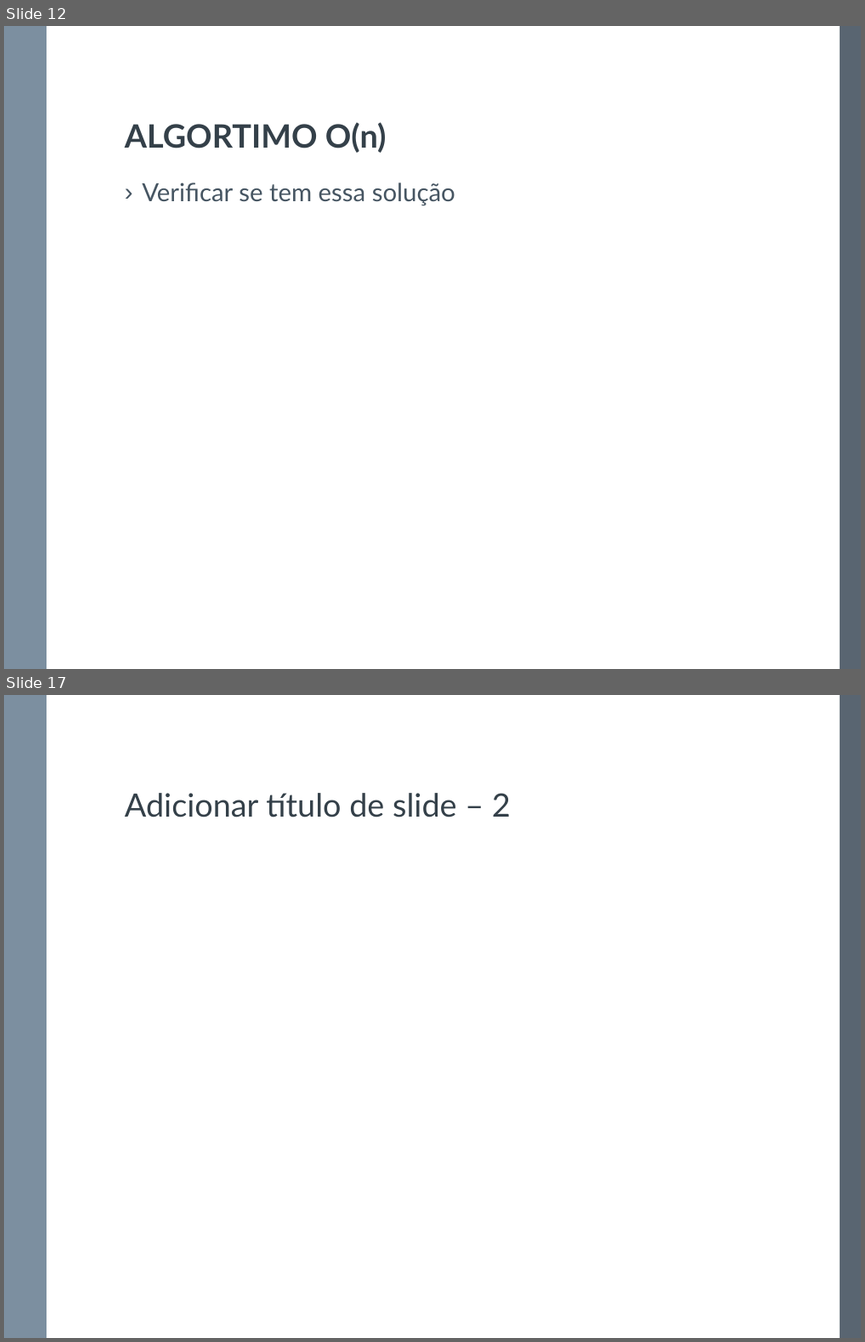
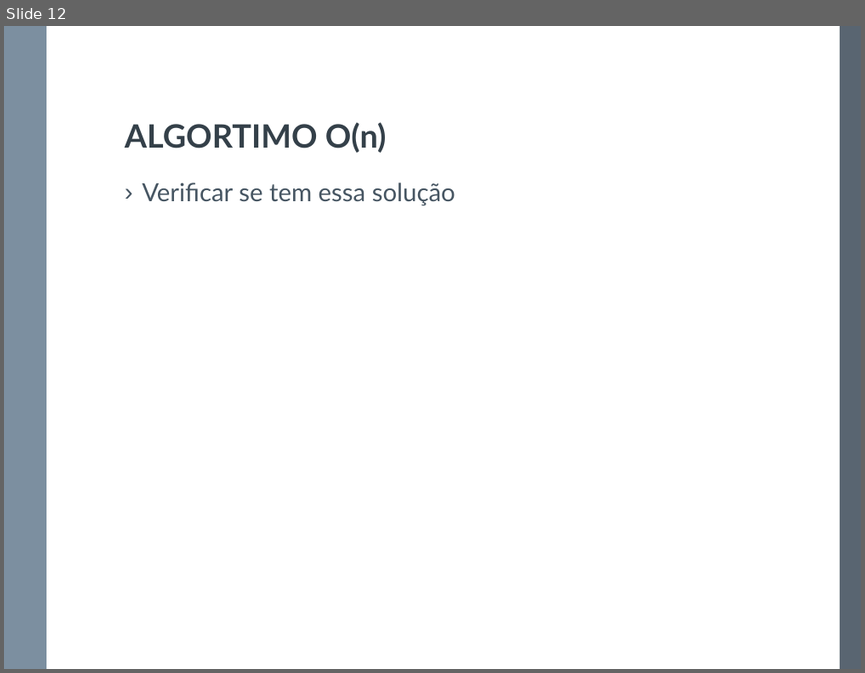
Before and after one commit to denisjose/divideandconquer, a slide deck: Apresentação.pptx. Shown one above the other, each under a label of ours: slides 12 and 17 before the commit, slide 12 after it; the slides between them are not shown. The pictures are 865x1342 and 865x673 pixels, drawn with LibreOffice and Linux fonts; fonts in the diff are those of the drawing. Boxes give left, top, right and bottom in pixels: in the first picture for what was removed or moved away, otherwise in the second. Text is boxed around its words. In the diff, an @@ line names an element or a change of style, - is before the commit and + after.

```diff
--- a/Apresentação.pptx
+++ b/Apresentação.pptx
@@ slide 17 removed at <box>4,695,861,1338</box>, background #FFFFFF; not listed: 5 template elements that a slide beside it also shows @@
@@ title removed at <box>125,793,511,817</box> @@
-Adicionar título de slide – 2
```
Also in this commit, not shown: 5 slides changed, 8 other slides removed, 2 other files.
